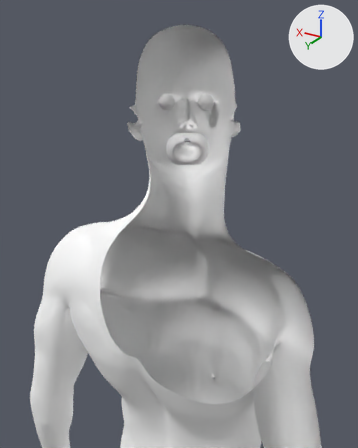
An edit to the Blender file vlabs2/vl.vlabs.com.ua/models/TheMedicine/maleBody/maleBody-dev.blend, drawn before and after from the same camera.
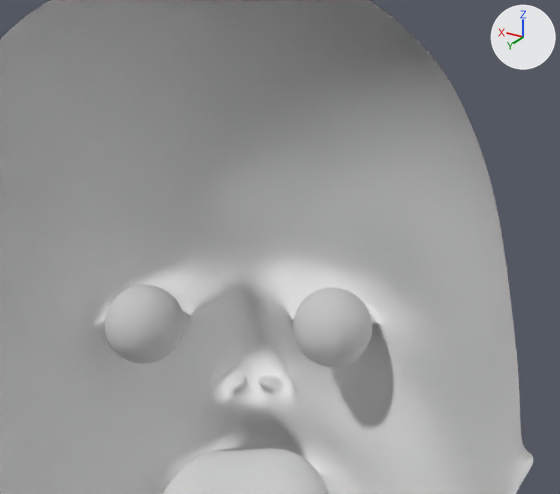
Each version appears first from a camera (50 mm lens) standing at (-0.368, 0.623, 1.856) and looking at (0.014, -0.013, 1.538), and next in a close-up from a camera (50 mm lens) standing at (-0.086, 0.104, 1.847) and looking at (0.037, -0.101, 1.744). Lighting does not change. The marker at upper right points along +X, +Y and +Z. Everything nearer to the camera than a plane just in front of the edit is cut away.

Script lines for the objects in view, before the commit:
```python
me_eyegeometry = bpy.data.meshes.new('eyeGeometry')
me_eyegeometry.from_pydata(...)  # a UV sphere (32 segments, 16 rings, poles along z) spanning x -0.0132..0.0132, y -0.0132..0.0132, z -0.0132..0.0132
me_eyegeometry.polygons.foreach_set('use_smooth', [True] * 512)
me_eyegeometry.materials.append(mat_eyematerial)  # its picture is missing
me_malebodygeometry = bpy.data.meshes.new('maleBodyGeometry')
me_malebodygeometry.from_pydata(...)  # 8339 vertices, 8360 faces; spans x -0.33..0.32, y 0.02..1.85, z -0.16..0.18
me_malebodygeometry.polygons.foreach_set('use_smooth', [True] * 8360)
me_malebodygeometry.materials.append(mat_malebodymaterial)  # its picture is missing
ob_malebody = bpy.data.objects.new('maleBody', me_malebodygeometry)
ob_malebody.location = (0.0, 0.0, 0.0)
ob_malebody.rotation_euler = (1.571, 0.0, 0.0)  # degrees (90, 0, 0)
_m = ob_malebody.modifiers.new('Subsurf', 'SUBSURF')
ob_righteye = bpy.data.objects.new('rightEye', me_eyegeometry)
ob_righteye.parent = ob_malebody
ob_righteye.matrix_parent_inverse = Matrix(((1.0, 0.0, 0.0, 0.0), (0.0, 0.0, 1.0, 0.0), (0.0, -1.0, 0.0, 0.0), (0.0, 0.0, 0.0, 1.0)))
ob_righteye.location = (0.0162, -0.101, 1.72)
ob_righteye.rotation_euler = (0.0, 0.0, -0.454)  # degrees (0, 0, -26)
ob_sphere_001 = bpy.data.objects.new('Sphere.001', me_eyegeometry)
ob_sphere_001.parent = ob_malebody
ob_sphere_001.matrix_parent_inverse = Matrix(((1.0, 0.0, 0.0, 0.0), (0.0, 0.0, 1.0, 0.0), (0.0, -1.0, 0.0, 0.0), (0.0, 0.0, 0.0, 1.0)))
ob_sphere_001.location = (0.0709, -0.0697, 1.72)
ob_sphere_001.rotation_euler = (0.0784, 0.00984, -0.306)  # degrees (4.5, 0.6, -18)
```
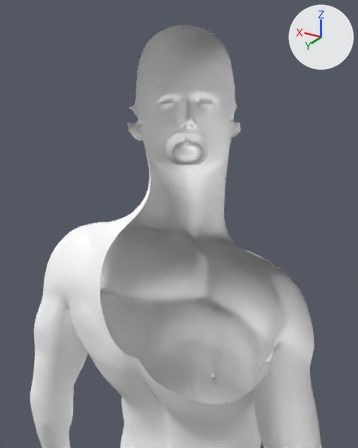
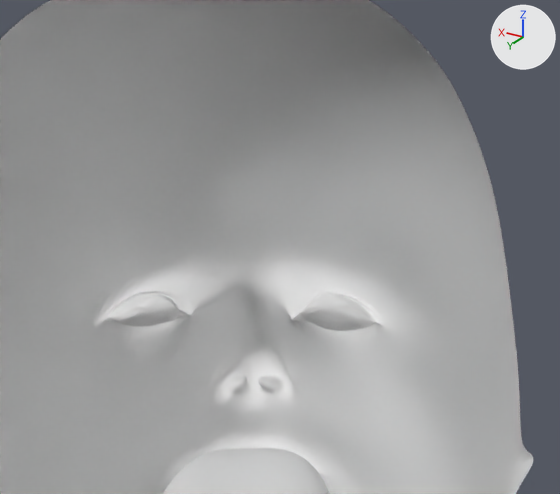
Changed parts and their boxes (x1, y1, x2, y2) in the close-ups (560 x 494 px):
'Sphere.001', deleted: before (104, 285, 184, 364)
'rightEye', deleted: before (293, 288, 372, 367)

What the commit changed:
Object 'Sphere.001' (ob_sphere_001) is deleted.
Object 'rightEye' (ob_righteye) is deleted.
